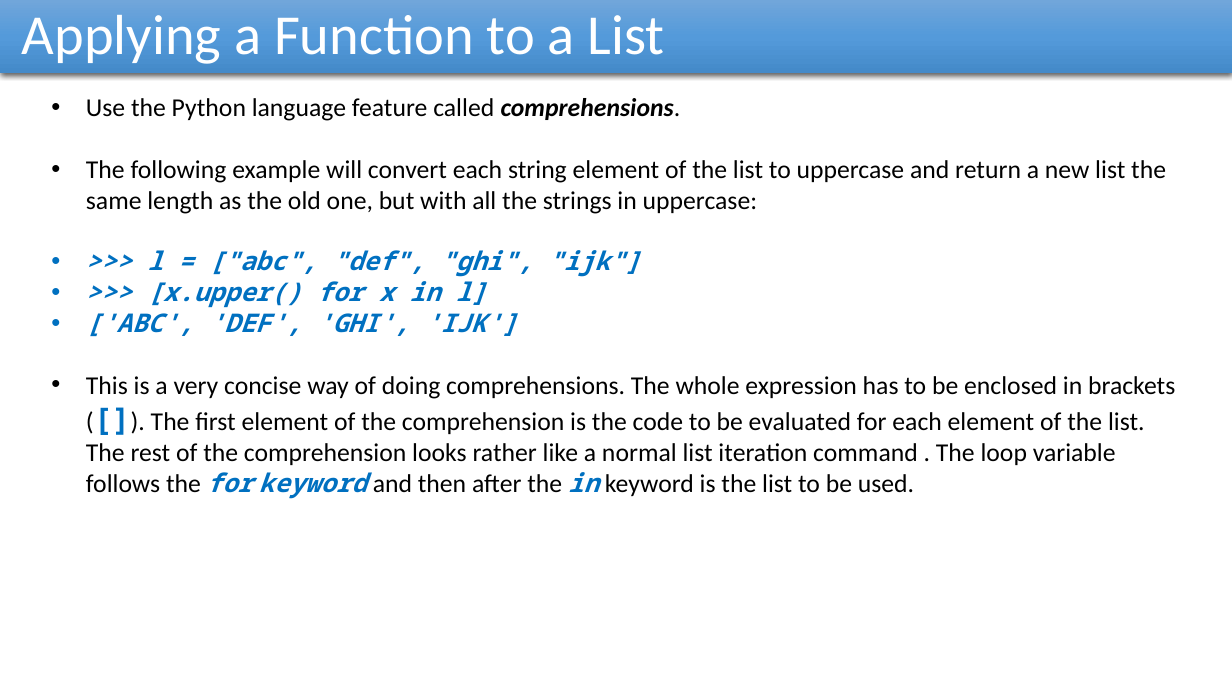
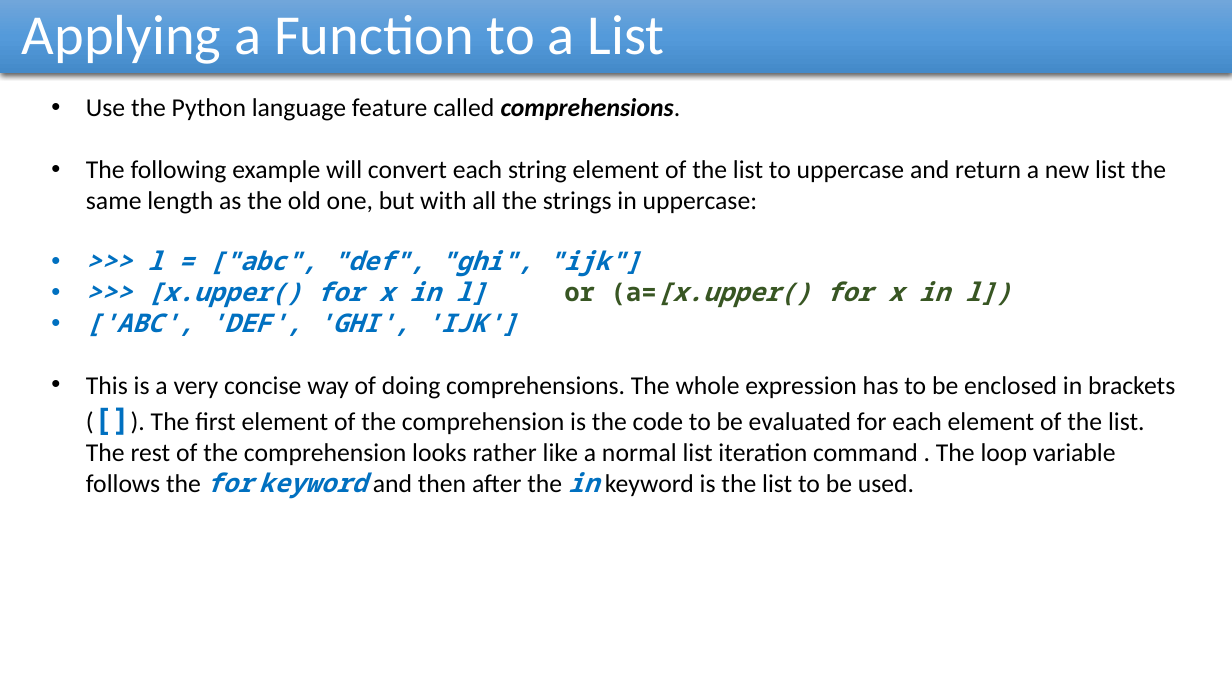
Before and after one commit to reza-arjmandi/rpi-course, a slide deck: slide 16 of session3/presentation/Python_List_And_Dictionaries.pptx. Drawn at 1232x693 pixels with LibreOffice and Linux fonts; fonts in the diff are those of the drawing. Boxes give left, top, right and bottom in pixels: in the first picture for what was removed or moved away, otherwise in the second. Text is boxed around its words. In the diff, an @@ line names an element or a change of style, - is before the commit and + after.

```diff
--- a/session3/presentation/Python_List_And_Dictionaries.pptx
+++ b/session3/presentation/Python_List_And_Dictionaries.pptx
@@ text at bbox=[148, 276, 1011, 308]: text changed; text colour #0070C0 to #385723 @@
-• >>> [x.upper() for x in l]
+• >>> [x.upper() for x in l] or (a=[x.upper() for x in l])
```
Also in this commit, not shown: 3 other slides changed, 1 slide added, 1 other file.
